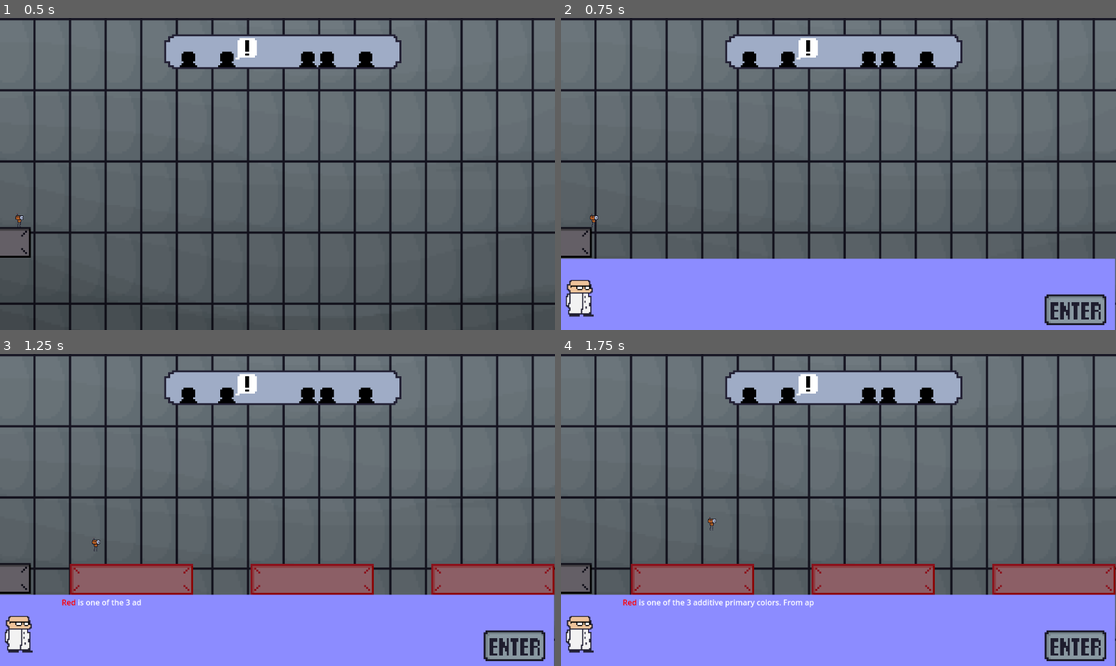
Above: before the commit, frames 1-4 (two rows, left to right).
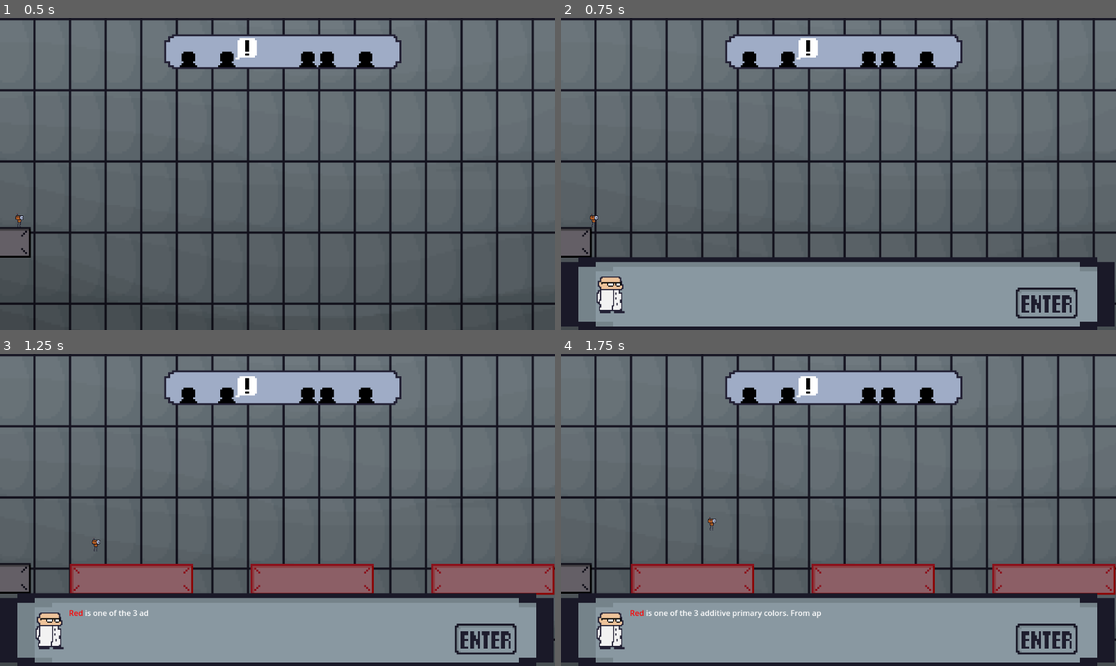
Above: after the commit, the same moments.

Repository: Gamnraa/gmtk2025
Game: Godot game, scene res://MainScene.tscn
The game is run twice, just before and just after one commit, with the same random seed, the same clock (stepped at 60 frames per second) and the same inputs.
Inputs:
- Up to frame 1 (0.5 s): no input
- Up to frame 2 (0.75 s): tap Enter (enter) at 0.5, 0.6 s; hold D (right) from 0.53 s (still down)
- Up to frame 3 (1.25 s): keep holding D (right); tap Space (jump) at 0.77 s
- Up to frame 4 (1.75 s): keep holding D (right); tap Enter (enter) at 1.35 s; tap Space (jump) at 1.52 s

Frame 1 is identical in both runs. In frame 2, 23% of the frame differs, in the area x 0-100%, y 76-100%; in frame 3, 23%, in the area x 0-100%, y 6-100%; in frame 4, 23%.

Commit message:
dialogyue

Diff:
--- a/MainScene.tscn
+++ b/MainScene.tscn
@@ -6,13 +6,35 @@
 [ext_resource type="PackedScene" uid="uid://d3gsx1wbbm70y" path="res://Nodes/PlatformMed.tscn" id="4_uxrcv"]
 [ext_resource type="PackedScene" uid="uid://b0lvj8oiu4m7n" path="res://Nodes/Player.tscn" id="5_rf2cd"]
 [ext_resource type="Texture2D" uid="uid://ck40qrlgtnsmr" path="res://Graphics/background.png" id="6_a814b"]
-[ext_resource type="PackedScene" uid="uid://ms468kyp0u1f" path="res://Graphics/window.tscn" id="7_5crlr"]
+[ext_resource type="Texture2D" uid="uid://df5kty0vkg2qe" path="res://Graphics/window-spritesheet.png" id="7_5crlr"]
 
 [sub_resource type="RectangleShape2D" id="RectangleShape2D_uxrcv"]
 size = Vector2(1907, 100)
 
 [sub_resource type="RectangleShape2D" id="RectangleShape2D_rf2cd"]
 size = Vector2(129, 178)
+
+[sub_resource type="AtlasTexture" id="AtlasTexture_hbc2u"]
+atlas = ExtResource("7_5crlr")
+region = Rect2(0, 128, 512, 128)
+
+[sub_resource type="AtlasTexture" id="AtlasTexture_torvr"]
+atlas = ExtResource("7_5crlr")
+region = Rect2(0, 256, 512, 128)
+
+[sub_resource type="SpriteFrames" id="SpriteFrames_8xkvn"]
+animations = [{
+"frames": [{
+"duration": 1.0,
+"texture": SubResource("AtlasTexture_hbc2u")
+}, {
+"duration": 1.0,
+"texture": SubResource("AtlasTexture_torvr")
+}],
+"loop": true,
+"name": &"new_animation",
+"speed": 1.0
+}]
 
 [node name="MainScene" type="Node2D"]
 position = Vector2(88, 340)
@@ -61,9 +83,12 @@
 scale = Vector2(1.1543, 1.1543)
 texture = ExtResource("6_a814b")
 
-[node name="Node2D" parent="." instance=ExtResource("7_5crlr")]
+[node name="AnimatedSprite2D" type="AnimatedSprite2D" parent="."]
 z_index = -1
 position = Vector2(509, -298)
+sprite_frames = SubResource("SpriteFrames_8xkvn")
+animation = &"new_animation"
+autoplay = "new_animation"
 
 [connection signal="body_entered" from="Lose" to="." method="_on_lose_body_entered"]
 [connection signal="body_entered" from="Win" to="." method="_on_win_body_entered"]
--- a/Nodes/DialogueBox.tscn
+++ b/Nodes/DialogueBox.tscn
@@ -1,8 +1,9 @@
-[gd_scene load_steps=12 format=3 uid="uid://bnv1eu0nejpev"]
+[gd_scene load_steps=13 format=3 uid="uid://bnv1eu0nejpev"]
 
 [ext_resource type="Shader" uid="uid://tdnpojvrk85h" path="res://Shaders/ColorControl.gdshader" id="1_v40lu"]
 [ext_resource type="Script" uid="uid://cd5tio43jwki3" path="res://Scripts/dialogue_box.gd" id="1_wuo72"]
 [ext_resource type="Texture2D" uid="uid://h8mw0vlj727n" path="res://Graphics/placeholder.png" id="2_eo7iu"]
+[ext_resource type="Texture2D" uid="uid://bc8d7ehcavwlw" path="res://Graphics/dialogue-box.png" id="3_50nuf"]
 [ext_resource type="Texture2D" uid="uid://b12k6ybnudxq7" path="res://Graphics/Dr._Dialogue.png" id="4_wuo72"]
 [ext_resource type="Shader" uid="uid://ca5j1ri5yuhl8" path="res://Nodes/TextShader.gdshader" id="5_vlp87"]
 [ext_resource type="Texture2D" uid="uid://cphv4g4uruldb" path="res://Graphics/enter-key.png" id="6_50nuf"]
@@ -106,14 +107,21 @@
 anchors_preset = 0
 script = ExtResource("1_wuo72")
 
+[node name="Sprite2D" type="Sprite2D" parent="."]
+texture_filter = 1
+position = Vector2(574.5, 226)
+scale = Vector2(8.97656, 2.39063)
+texture = ExtResource("3_50nuf")
+
 [node name="BG" type="Sprite2D" parent="."]
+visible = false
 material = SubResource("ShaderMaterial_wuo72")
 position = Vector2(575, 227)
 scale = Vector2(35.9375, 4.6875)
 texture = ExtResource("2_eo7iu")
 
 [node name="Icon" type="Sprite2D" parent="."]
-position = Vector2(39, 234)
+position = Vector2(103, 227)
 scale = Vector2(0.605469, 0.600775)
 texture = ExtResource("4_wuo72")
 
@@ -125,10 +133,10 @@
 [node name="RichTextLabel" type="RichTextLabel" parent="."]
 material = SubResource("ShaderMaterial_50nuf")
 layout_mode = 0
-offset_left = 128.0
-offset_top = 156.0
-offset_right = 1151.0
-offset_bottom = 298.0
+offset_left = 143.0
+offset_top = 178.0
+offset_right = 1166.0
+offset_bottom = 320.0
 bbcode_enabled = true
 text = "[color=red]Hello, I am dialogue![/color]"
 
@@ -137,7 +145,7 @@
 
 [node name="Enter" type="Sprite2D" parent="."]
 texture_filter = 1
-position = Vector2(1068, 258)
+position = Vector2(1008, 244)
 texture = ExtResource("6_50nuf")
 
 [connection signal="animation_finished" from="AnimationPlayer" to="." method="_on_animation_player_animation_finished"]
Binary file added: Graphics/dialogue-box.png
Not shown, added: Graphics/dialogue-box.png.import
Not shown: 1 places in MainScene.tscn that only renumber resources
